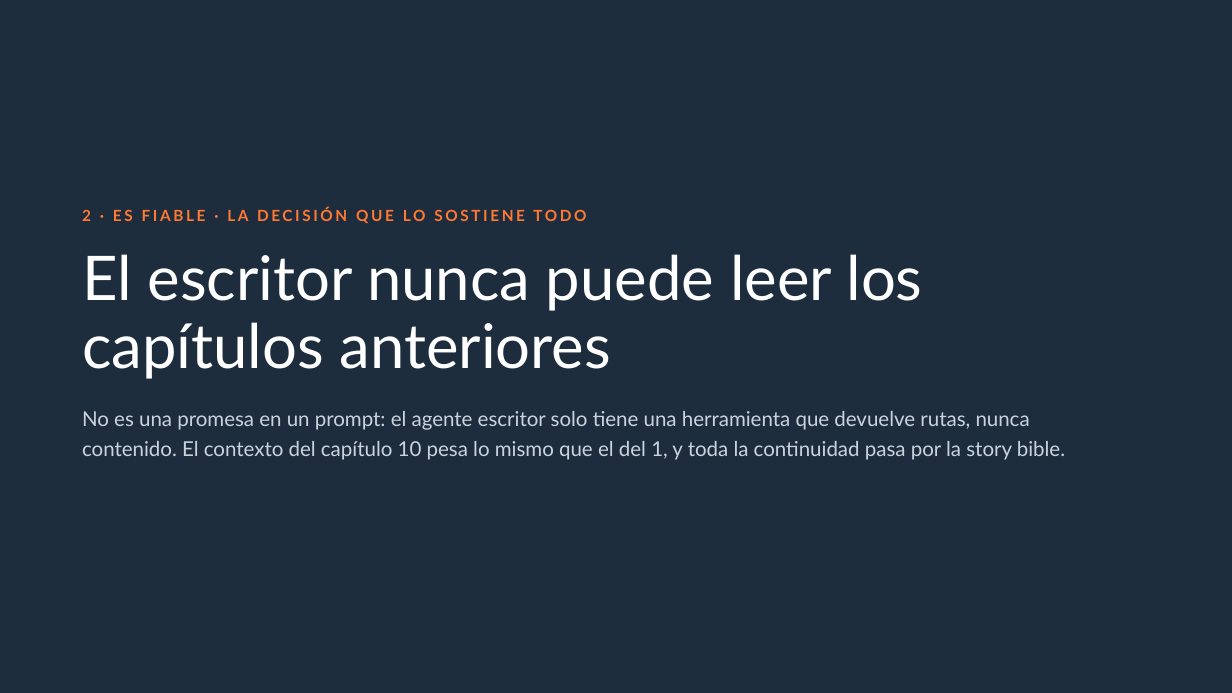
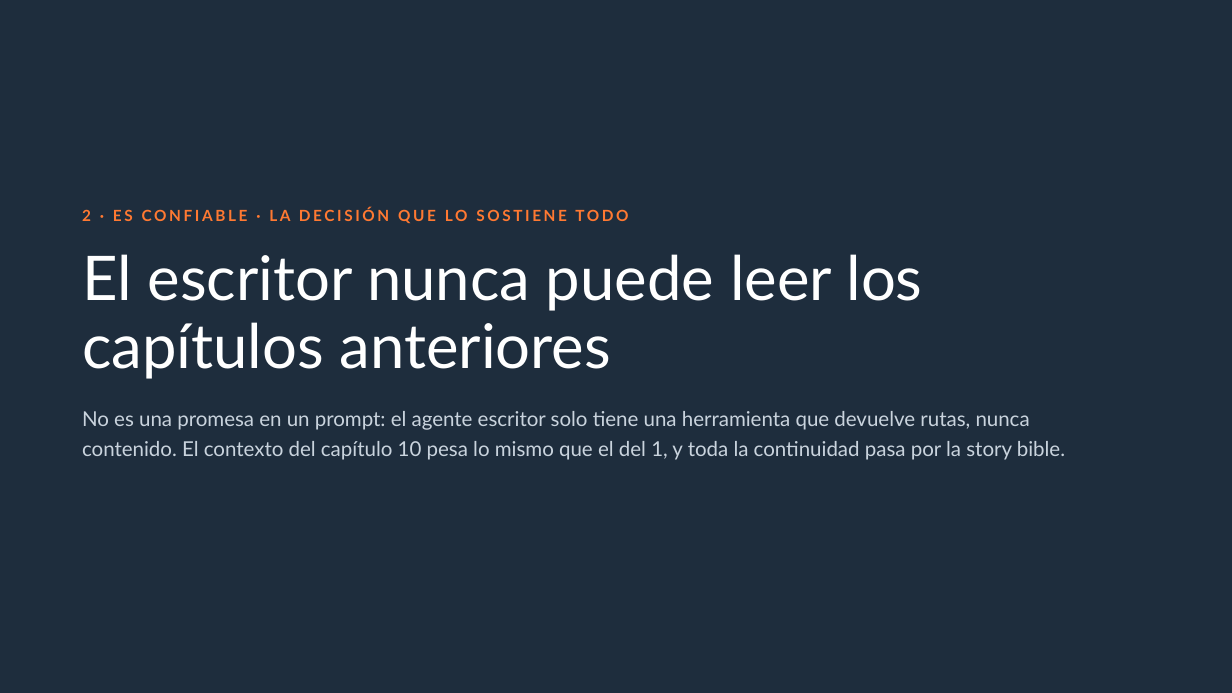
Before and after one commit to davidcalham12/My-story, a slide deck: slide 7 of presentacion/storymaker-deck.pptx. Drawn at 1232x693 pixels with LibreOffice and Linux fonts; fonts in the diff are those of the drawing. Boxes give left, top, right and bottom in pixels: in the first picture for what was removed or moved away, otherwise in the second. Text is boxed around its words. In the diff, an @@ line names an element or a change of style, - is before the commit and + after.

```diff
--- a/presentacion/storymaker-deck.pptx
+++ b/presentacion/storymaker-deck.pptx
@@ text at (82, 207, 628, 224): text changed @@
-2 · ES FIABLE · LA DECISIÓN QUE LO SOSTIENE TODO
+2 · ES CONFIABLE · LA DECISIÓN QUE LO SOSTIENE TODO
```
Also in this commit, not shown: 9 other slides changed, 1 slide added, 1 other file.
